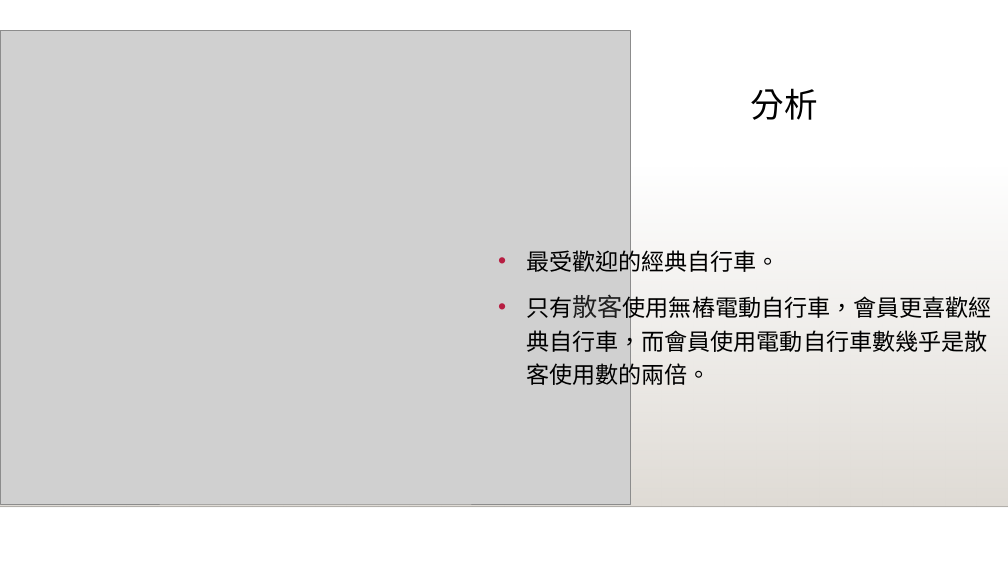
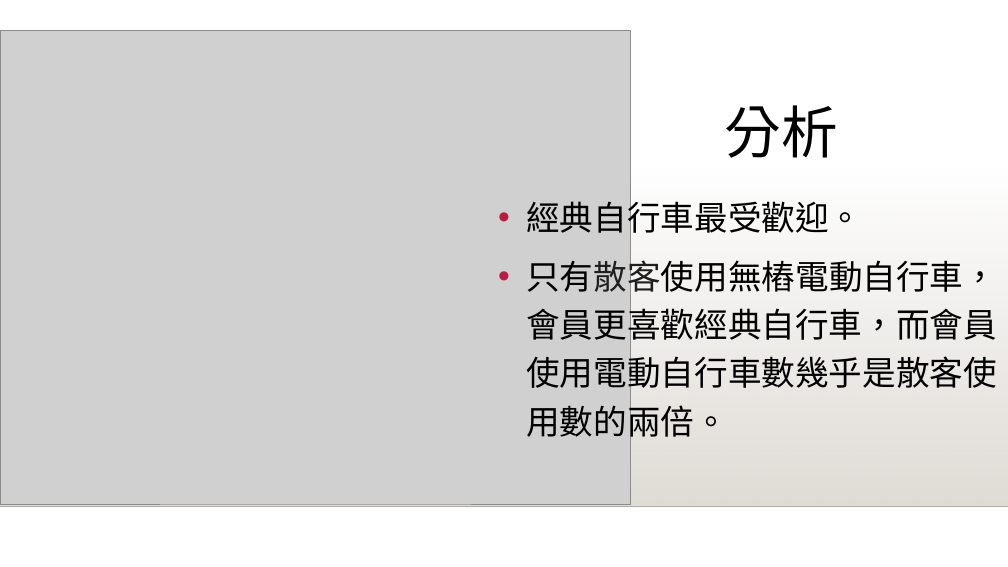
Before and after one commit to y4611676/Unanimous-Project, a slide deck: slide 10 of Analyze_project/Bike_Share/共享單車如何成功.pptx. Drawn at 1008x567 pixels with LibreOffice and Linux fonts; fonts in the diff are those of the drawing; grey boxes stand for pictures; background and template pictures are left out. Boxes give left, top, right and bottom in pixels: in the first picture for what was removed or moved away, otherwise in the second. Text is boxed around its words. In the diff, an @@ line names an element or a change of style, - is before the commit and + after.

```diff
--- a/Analyze_project/Bike_Share/共享單車如何成功.pptx
+++ b/Analyze_project/Bike_Share/共享單車如何成功.pptx
@@ text "分析": place and size @@
-text "分析" at (751,88,818,120)
+text "分析" at (725,105,838,158)
@@ text "分析" at (725,105,838,158): size 32 to 54 pt; alignment centre to left @@
@@ text at (526,195,862,239): text changed; size 22 to 32 pt @@
-• 最受歡迎的經典自行車。
+• 經典自行車最受歡迎。
@@ text at (526,254,997,443): size 22 to 32 pt, size 24 to 32 pt in "只有散客使用無樁電動自行車，會員更喜歡經典自行車，而會員使用電動自行車數幾乎是散客使用數的兩倍。" @@
```
Also in this commit, not shown: 11 other slides changed, 1 other file.
